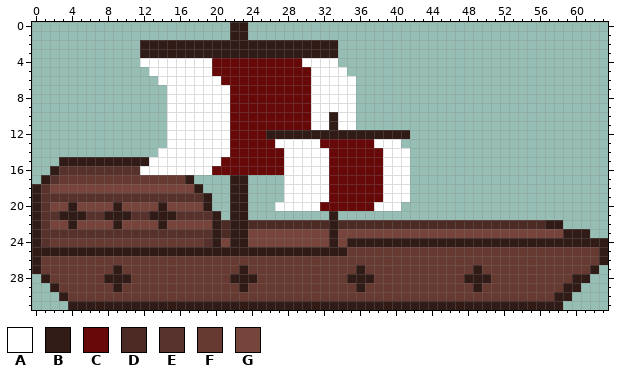
Edited in one commit: pixel-art sprite (content/sprites/enemybig.png). The picture above was drawn from the file before the commit.
The file is 64x32 pixels.
Palette (. is transparent): A #ffffff  B #311b17  C #670909  D #4c2b25  E #57312b  F #663931  G #77443b
Pixels before, first column x 0:
 0 ......................BB........................................
 1 ......................BB........................................
 2 ............BBBBBBBBBBBBBBBBBBBBBB..............................
 3 ............BBBBBBBBBBBBBBBBBBBBBB..............................
 4 ............AAAAAAAACCCCCCCCCCAAAA..............................
 5 .............AAAAAAACCCCCCCCCCCAAAA.............................
 6 ..............AAAAAAACCCCCCCCCCAAAAA............................
 7 ...............AAAAAAACCCCCCCCCAAAAA............................
 8 ...............AAAAAAACCCCCCCCCAAAAA............................
 9 ...............AAAAAAACCCCCCCCCAAAAA............................
10 ...............AAAAAAACCCCCCCCCAABAA............................
11 ...............AAAAAAACCCCCCCCCAABAA............................
12 ...............AAAAAAACCCCBBBBBBBBBBBBBBBB......................
13 ...............AAAAAAACCCCCAAAAACCCCCCAAA.......................
14 ..............AAAAAAAACCCCCCAAAAACCCCCCAAA......................
15 ...BBBBBBBBBBAAAAAAAACCCCCCCAAAAACCCCCCAAA......................
16 ..BEEEEEEEEEAAAAAAAACCCCCCCCAAAAACCCCCCAAA......................
17 .BEFFFFFFFFFFFFFFB....BB....AAAAACCCCCCAAA......................
18 BEGGGGGGGGGGGGGGGGB...BB....AAAAACCCCCCAAA......................
19 BEEEEEEEEEEEEEEEEEEB..BB....AAAAACCCCCCAAA......................
20 BEGGBGGGGBGGGGBGGGGB..BB...AAAAACCCCCCAAA.......................
21 BEEBBBEEBBBEEBBBEEEEB.BB.........B..............................
22 BEGGBGGGGBGGGGBGGGGGBDBBDDDDDDDDDBDDDDDDDDDDDDDDDDDDDDDDDBB.....
23 BEEEEEEEEEEEEEEEEEEEBDBBGGGGGGGGGBGGGGGGGGGGGGGGGGGGGGGGGGGBBB..
24 BEFFFFFFFFFFFFFFFFFEBGBBGGGGGGGGGBGBBBBBBBBBBBBBBBBBBBBBBBBBBBBB
25 BBBBBBBBBBBBBBBBBBBBBBBBBBBBBBBBBBBFFFFFFFFFFFFFFFFFFFFFFFFFFFFB
26 BFFFFFFFFFFFFFFFFFFFFFFFFFFFFFFFFFFFFFFFFFFFFFFFFFFFFFFFFFFFFFFB
27 BFFFFFFFFBFFFFFFFFFFFFFBFFFFFFFFFFFFBFFFFFFFFFFFFBFFFFFFFFFFFFB.
28 .BFFFFFFBBBFFFFFFFFFFFBBBFFFFFFFFFFBBBFFFFFFFFFFBBBFFFFFFFFFBB..
29 ..BFFFFFFBFFFFFFFFFFFFFBFFFFFFFFFFFFBFFFFFFFFFFFFBFFFFFFFFFBB...
30 ...BFFFFFFFFFFFFFFFFFFFFFFFFFFFFFFFFFFFFFFFFFFFFFFFFFFFFFFBB....
31 ....BBBBBBBBBBBBBBBBBBBBBBBBBBBBBBBBBBBBBBBBBBBBBBBBBBBBBBB.....
Now the later version:
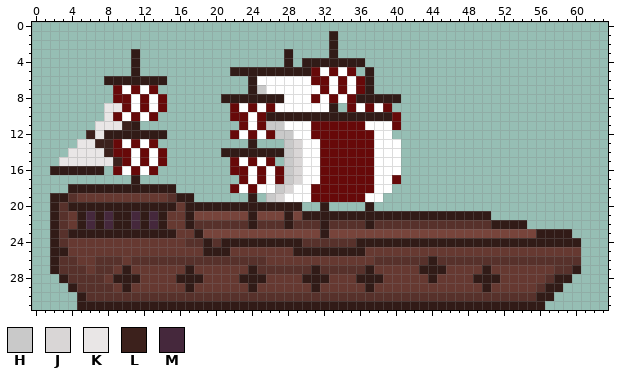
Colours new in this view: H #c9c9c9  J #d9d6d6  K #e9e6e6  L #3c211c  M #45283c
Change:
Changed rows in their new state; - is an unchanged pixel.
first column x 0:
 0 ----------------------..----------------------------------------
 1 ----------------------..---------B------------------------------
 2 ------------.....................-------------------------------
 3 -----------B................-....-------------------------------
 4 -----------B................B.BBBBBBB---------------------------
 5 -----------B-.........BBBBBBBBBC-C-C-B--------------------------
 6 --------BBBBBBB.........BAAAAAACC-C-CB--------------------------
 7 ---------CACAC-.........BHAAAAA-C-C-CB--------------------------
 8 ---------CCACAC......BBBBBBBAAAC-C-CBBBBB-----------------------
 9 --------KKCACAC.......-A-A-AAAA--B.CACAC------------------------
10 --------KCACAC-.......--A-BBBBBBB-BBBBBBC-----------------------
11 -------KKKLB---........-A-HHAAACCCCCCAAAC-----------------------
12 ------LKBBBBBBB.......-A-ACHHAACCCCCCCAA..----------------------
13 -----KKLLCACAC-.........B...HJ----------------------------------
14 ----KKKKLCCACAC......BBBBBBBHJ--C-----A--.----------------------
15 ---KKKKKKLCAC-C.......-A-A-.HJ--C-----A--.----------------------
16 ---BBBBB.CAC-C........--A-A-HJ--C-----A--.----------------------
17 -..........B......----.CACACHJ--C-----A-C.----------------------
18 ....BBBBBBBBBBBB...---CACAAHJ--CC-----A-..----------------------
19 ..BB-FFFFFFFFFF-BB..--..B-HJ---CC----AA...----------------------
20 ..BE-BBBB-BBBB-BFBB-BB--BBBBBB..B....B...-----------------------
21 ..BEF-MBM--MBM-FFBGGGGGGBGGGBGBBB-BBBBBBBBBBBBBBBBB-------------
22 ..BEFBMBM-BMBM-FFBEEEEEEBEEEBEEEBEEEEBEEEEEEEEEEEEEBBBB....-----
23 ..B-BBBBBBBBBBBBFFBGGGGG--------BG----------------------BBB-..--
24 ..BE-------------EEBEB--BBBBBBEEEEEE-------------------------...
25 ..--FFFFFFFFFFFFFFF---FFFFFFF------BB------------------------...
26 ..BEE--EEE-EEEEEEEEEEEEEEE------------EEEEEEBEEEEEEEEEEEEEEEE...
27 ..BEEE-EEFB------B-----FBEEEEEEBEEEEEB-----BBB---FB-------EEB..-
28 -..BEEEEF--B----BBB---F--B----BBB--F--B-----B---F--B-----EBB..--
29 --..BEEEEFB------B-----FB------B----FB-----------FB-----EBB..---
30 ---..BEEEEEEEEEEEEEEEEEEEEEEEEEEEEEEEEEEEEEEEEEEEEEEEEEEBB..----
31 ----.----------------------------------------------------..-----
Boxes around the changes in both pictures, in picture pixels (x1, y1, x2, y2):
changed: (32, 22, 608, 310)
